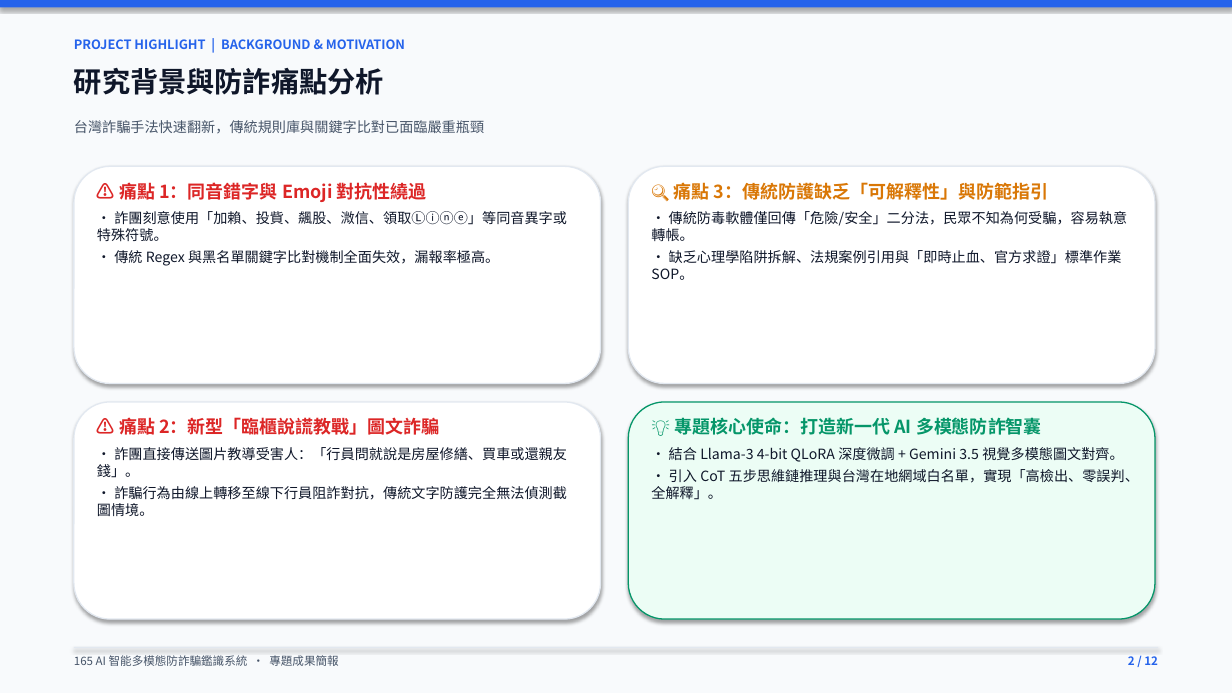
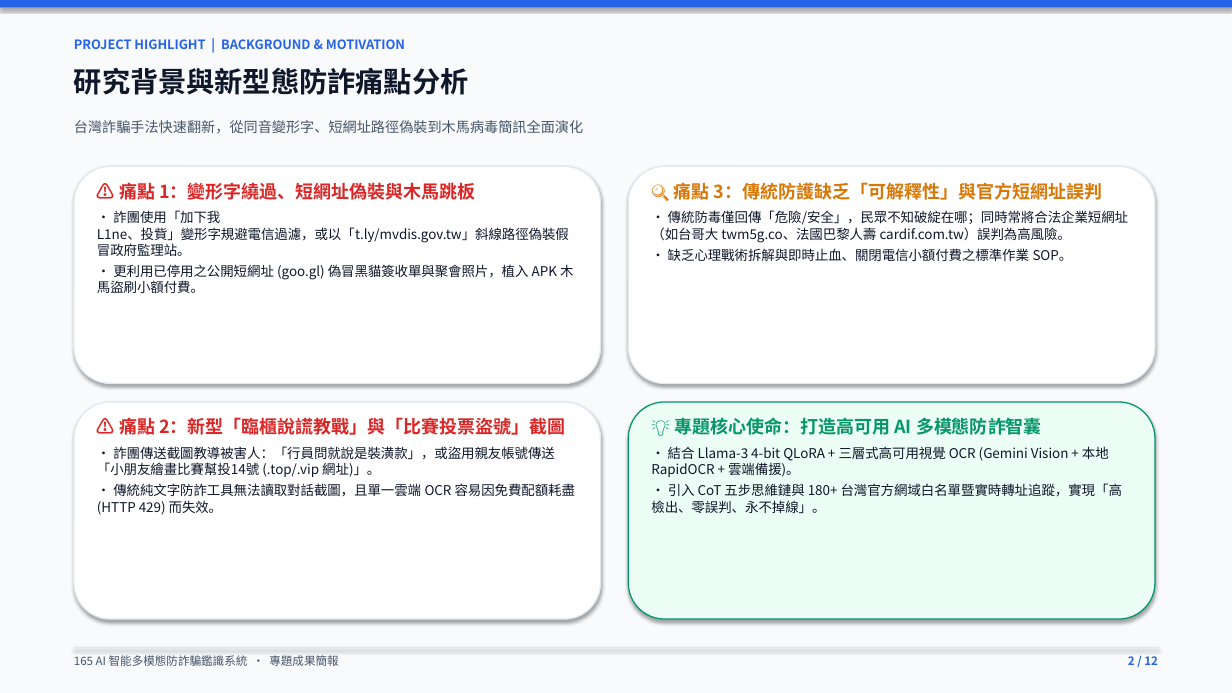
Before and after one commit to alex0647-star/165-anti-scam-ai, a slide deck: slide 2 of 165_AI智能多模態防詐騙鑑識系統_專題簡報.pptx. Drawn at 1232x693 pixels with LibreOffice and Linux fonts; fonts in the diff are those of the drawing. Boxes give left, top, right and bottom in pixels: in the first picture for what was removed or moved away, otherwise in the second. Text is boxed around its words. In the diff, an @@ line names an element or a change of style, - is before the commit and + after.

Commit message:
更新 165 AI 專題簡報、LINE 官方機器人伺服器與相關實測成果

```diff
--- a/165_AI智能多模態防詐騙鑑識系統_專題簡報.pptx
+++ b/165_AI智能多模態防詐騙鑑識系統_專題簡報.pptx
@@ text at bbox=[74, 68, 469, 95]: text changed @@
-研究背景與防詐痛點分析
+研究背景與新型態防詐痛點分析
@@ text at bbox=[74, 120, 583, 134]: text changed @@
-台灣詐騙手法快速翻新，傳統規則庫與關鍵字比對已面臨嚴重瓶頸
+台灣詐騙手法快速翻新，從同音變形字、短網址路徑偽裝到木馬病毒簡訊全面演化
@@ text at bbox=[97, 179, 573, 293]: text changed; size 11 to 10.5 pt @@
-⚠️ 痛點 1：同音錯字與 Emoji 對抗性繞過
-• 詐團刻意使用「加賴、投貲、飆股、溦信、領取Ⓛⓘⓝⓔ」等同音異字或特殊符號。
-• 傳統 Regex 與黑名單關鍵字比對機制全面失效，漏報率極高。
+⚠️ 痛點 1：變形字繞過、短網址偽裝與木馬跳板
+• 詐團使用「加下我 L1ne、投貲」變形字規避電信過濾，或以「t.ly/mvdis.gov.tw」斜線路徑偽裝假冒政府監理站。
+• 更利用已停用之公開短網址 (goo.gl) 偽冒黑貓簽收單與聚會照片，植入 APK 木馬盜刷小額付費。
@@ text at bbox=[651, 179, 1128, 261]: text changed; size 11 to 10.5 pt @@
-🔍 痛點 3：傳統防護缺乏「可解釋性」與防範指引
-• 傳統防毒軟體僅回傳「危險/安全」二分法，民眾不知為何受騙，容易執意轉帳。
-• 缺乏心理學陷阱拆解、法規案例引用與「即時止血、官方求證」標準作業SOP。
+🔍 痛點 3：傳統防護缺乏「可解釋性」與官方短網址誤判
+• 傳統防毒僅回傳「危險/安全」，民眾不知破綻在哪；同時常將合法企業短網址（如台哥大 twm5g.co、法國巴黎人壽 cardif.com.tw）誤判為高風險。
+• 缺乏心理戰術拆解與即時止血、關閉電信小額付費之標準作業 SOP。
@@ text at bbox=[97, 415, 575, 515]: text changed; size 11 to 10.5 pt @@
-⚠️ 痛點 2：新型「臨櫃說謊教戰」圖文詐騙
-• 詐團直接傳送圖片教導受害人：「行員問就說是房屋修繕、買車或還親友錢」。
-• 詐騙行為由線上轉移至線下行員阻詐對抗，傳統文字防護完全無法偵測截圖情境。
+⚠️ 痛點 2：新型「臨櫃說謊教戰」與「比賽投票盜號」截圖
+• 詐團傳送截圖教導被害人：「行員問就說是裝潢款」，或盜用親友帳號傳送「小朋友繪畫比賽幫投14號 (.top/.vip 網址)」。
+• 傳統純文字防詐工具無法讀取對話截圖，且單一雲端 OCR 容易因免費配額耗盡 (HTTP 429) 而失效。
@@ text at bbox=[651, 417, 1122, 513]: text changed; size 11 to 10.5 pt @@
-💡 專題核心使命：打造新一代 AI 多模態防詐智囊
-• 結合 Llama-3 4-bit QLoRA 深度微調 + Gemini 3.5 視覺多模態圖文對齊。
-• 引入 CoT 五步思維鏈推理與台灣在地網域白名單，實現「高檢出、零誤判、全解釋」。
+💡 專題核心使命：打造高可用 AI 多模態防詐智囊
+• 結合 Llama-3 4-bit QLoRA + 三層式高可用視覺 OCR (Gemini Vision + 本地 RapidOCR + 雲端備援)。
+• 引入 CoT 五步思維鏈與 180+ 台灣官方網域白名單暨實時轉址追蹤，實現「高檢出、零誤判、永不掉線」。
```
Also in this commit, not shown: 11 other slides changed, 3 other files.
